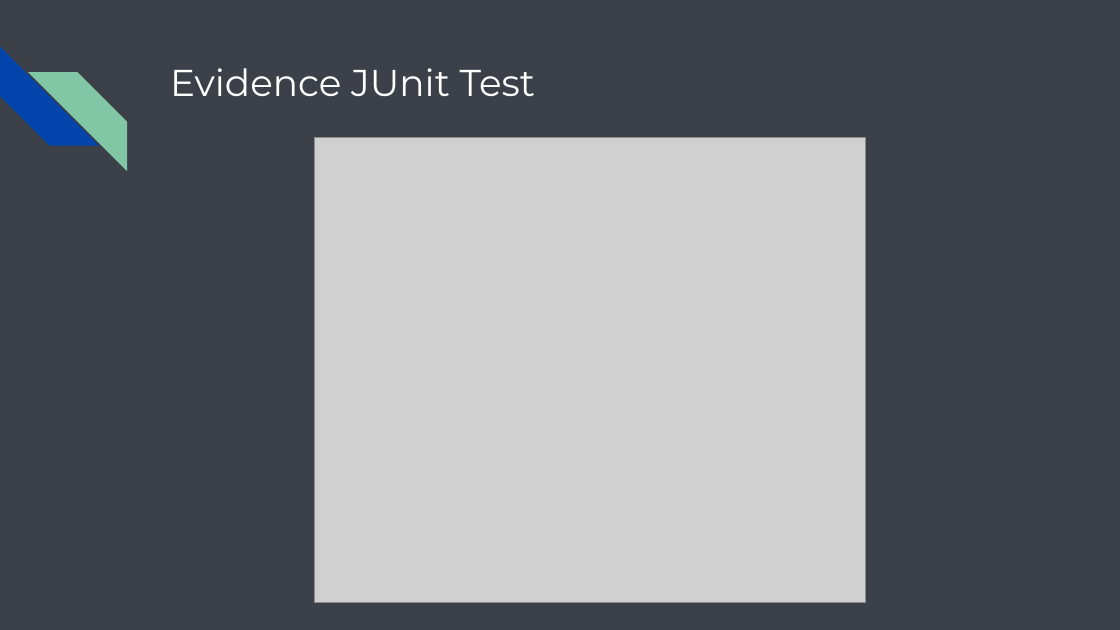
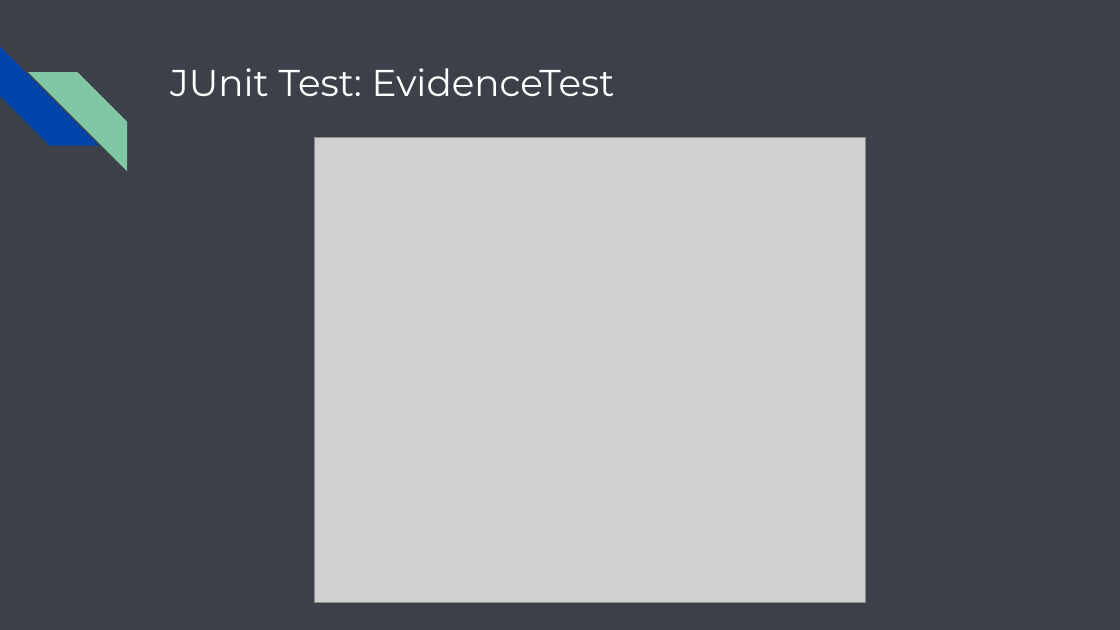
Before and after one commit to abitabir/BenefitsApplyTool, a slide deck: slide 17 of BenefitsApplyTool/src/main/java/com/ssp/benefitsapplytool/resources/Benefits Apply Tool.pptx (slide 16 before the commit). Drawn at 1120x630 pixels with LibreOffice and Linux fonts; fonts in the diff are those of the drawing; grey boxes stand for pictures. Boxes give left, top, right and bottom in pixels: in the first picture for what was removed or moved away, otherwise in the second. Text is boxed around its words. In the diff, an @@ line names an element or a change of style, - is before the commit and + after.

```diff
--- a/BenefitsApplyTool/src/main/java/com/ssp/benefitsapplytool/resources/Benefits Apply Tool.pptx
+++ b/BenefitsApplyTool/src/main/java/com/ssp/benefitsapplytool/resources/Benefits Apply Tool.pptx
@@ title at (170, 68, 615, 96): text changed @@
-Evidence JUnit Test
+JUnit Test: EvidenceTest
```
Also in this commit, not shown: 8 other slides changed, 10 slides added, 9 slides removed, 25 other files.
